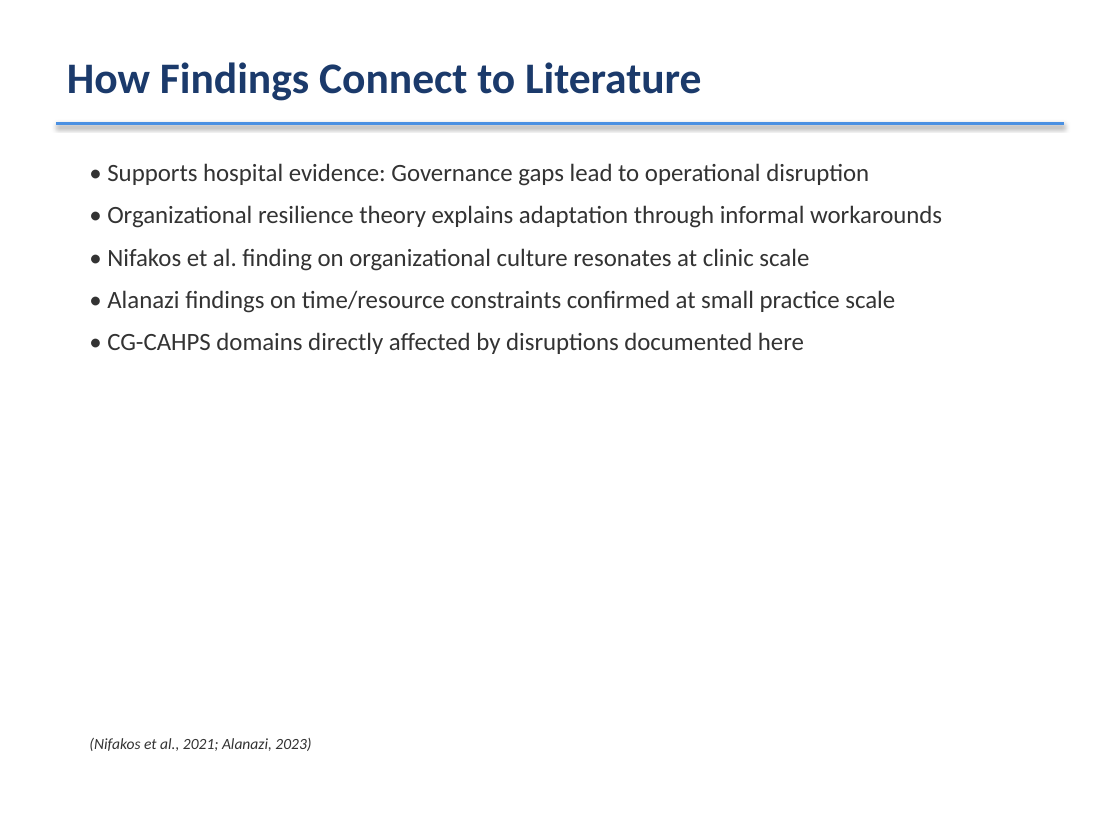
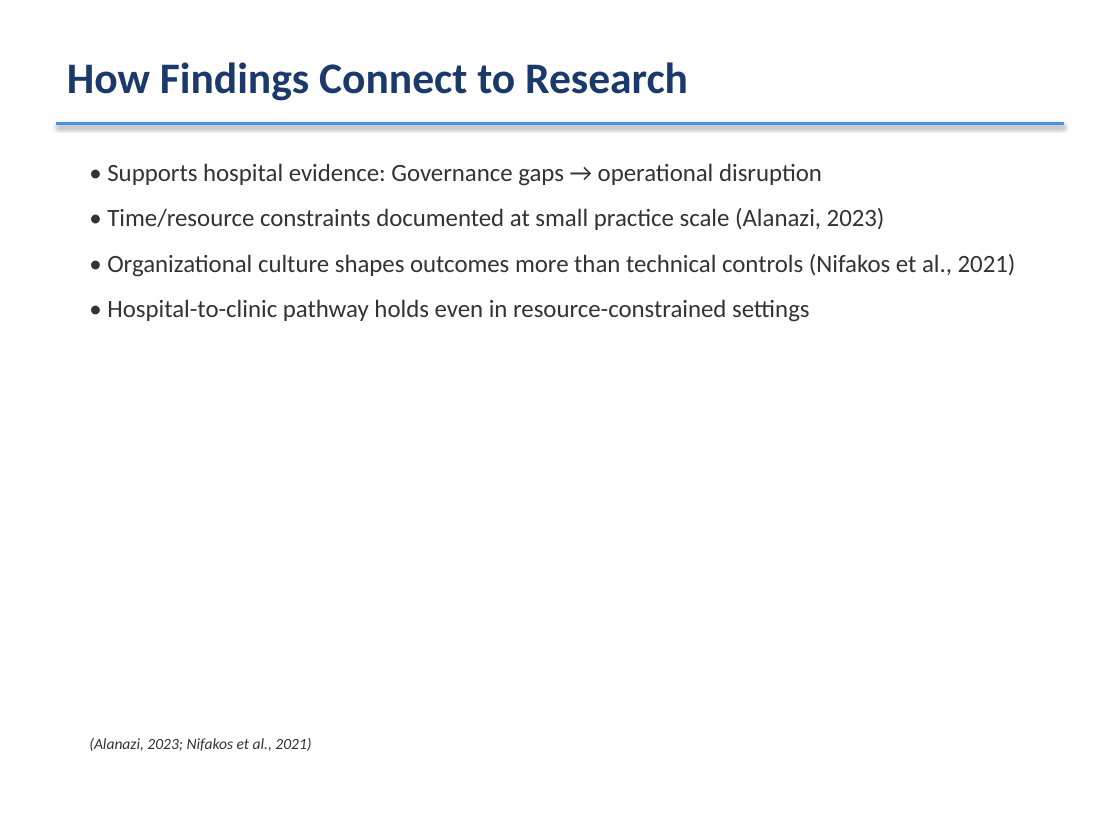
Before and after one commit to CyberNupe/CyberNupe, a slide deck: slide 13 of DRP_Defense_Presentation.pptx (slide 31 before the commit). Drawn at 1120x840 pixels with LibreOffice and Linux fonts; fonts in the diff are those of the drawing. Boxes give left, top, right and bottom in pixels: in the first picture for what was removed or moved away, otherwise in the second. Text is boxed around its words. In the diff, an @@ line names an element or a change of style, - is before the commit and + after.

```diff
--- a/DRP_Defense_Presentation.pptx
+++ b/DRP_Defense_Presentation.pptx
@@ text at (67, 62, 688, 101): text changed @@
-How Findings Connect to Literature
+How Findings Connect to Research
@@ text at (107, 163, 1016, 322): text changed @@
-• Supports hospital evidence: Governance gaps lead to operational disruption
-• Organizational resilience theory explains adaptation through informal workarounds
-• Nifakos et al. finding on organizational culture resonates at clinic scale
-• Alanazi findings on time/resource constraints confirmed at small practice scale
-• CG-CAHPS domains directly affected by disruptions documented here
+• Supports hospital evidence: Governance gaps → operational disruption
+• Time/resource constraints documented at small practice scale (Alanazi, 2023)
+• Organizational culture shapes outcomes more than technical controls (Nifakos et al., 2021)
+• Hospital-to-clinic pathway holds even in resource-constrained settings
@@ text at (89, 738, 311, 751): text changed @@
-(Nifakos et al., 2021; Alanazi, 2023)
+(Alanazi, 2023; Nifakos et al., 2021)
```
Also in this commit, not shown: 16 other slides changed, 22 slides removed.
